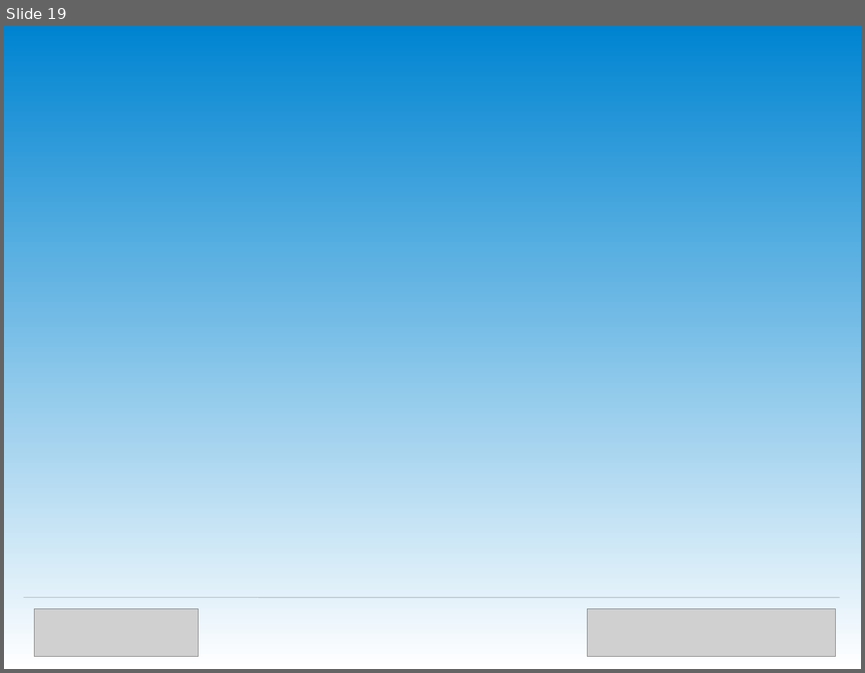
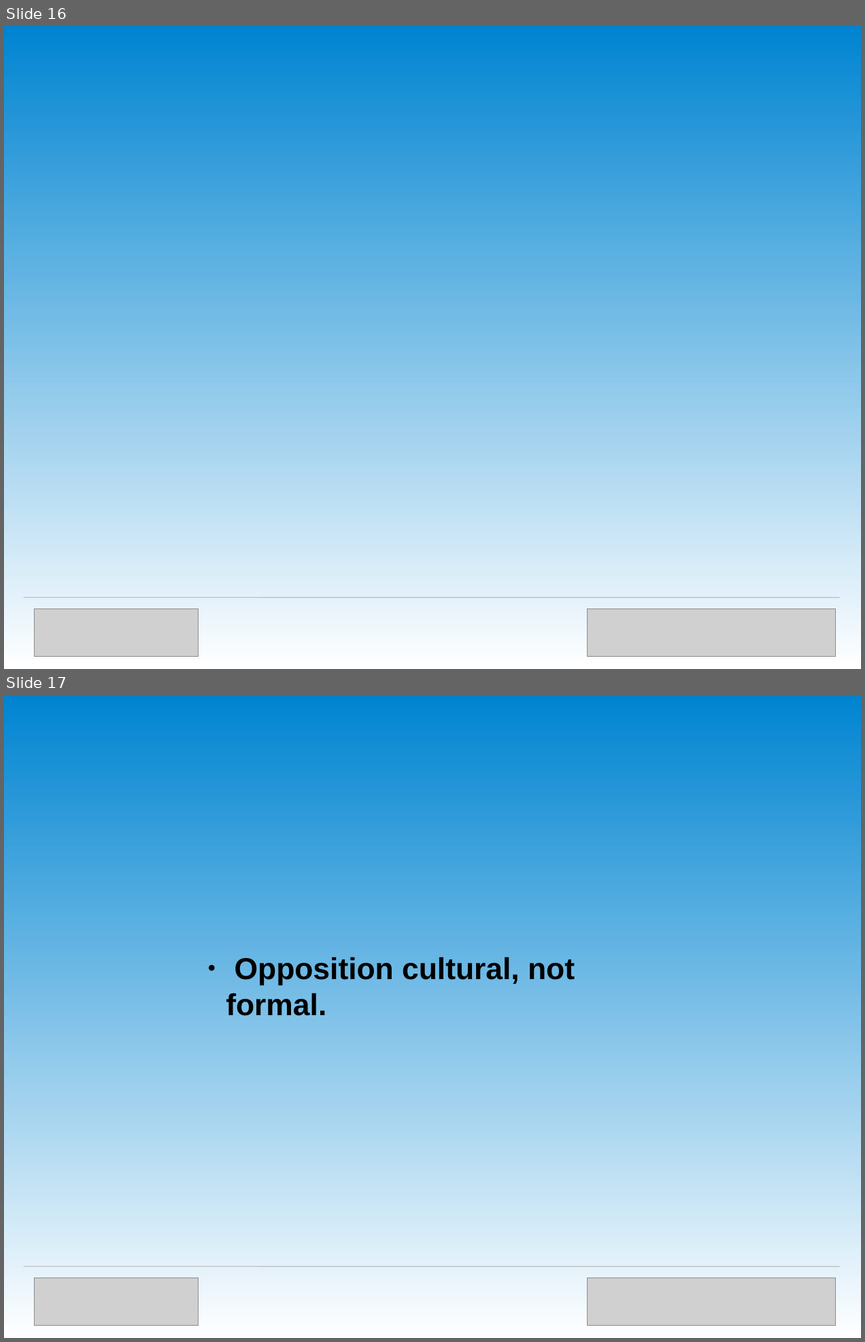
Before and after one commit to OpenTechStrategies/timelines, a slide deck: us-govt-open-source.odp. Shown one above the other, each under a label of ours: slide 19 before the commit, slides 16 and 17 after it. The pictures are 865x673 and 865x1342 pixels, drawn with LibreOffice and Linux fonts; fonts in the diff are those of the drawing; grey boxes stand for pictures; background and template pictures are left out. Boxes give left, top, right and bottom in pixels: in the first picture for what was removed or moved away, otherwise in the second. Text is boxed around its words. In the diff, an @@ line names an element or a change of style, - is before the commit and + after.

```diff
--- a/us-govt-open-source.odp
+++ b/us-govt-open-source.odp
@@ slide 17 added at [4,695,861,1338], background gradient #0084D1 to #FFFFFF @@
@@ text added at [226,957,575,1016], 28 pt, text #000000, bold @@
+● Opposition cultural, not formal.
@@ line added from (24, 1266) to (840, 1266), #C0C0C0 0.71 pt @@
@@ picture added at [35,1278,198,1325] @@
@@ picture added at [587,1278,835,1325] @@
@@ what was slide 19 is now slide 16 @@
```
Also in this commit, not shown: 7 other slides added, 2 slides removed, 2 other files.
